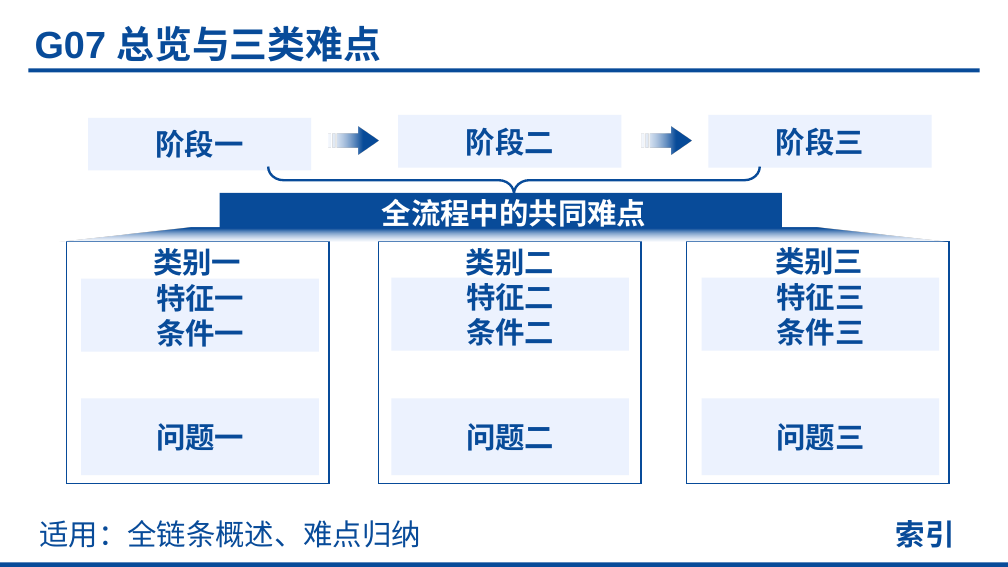
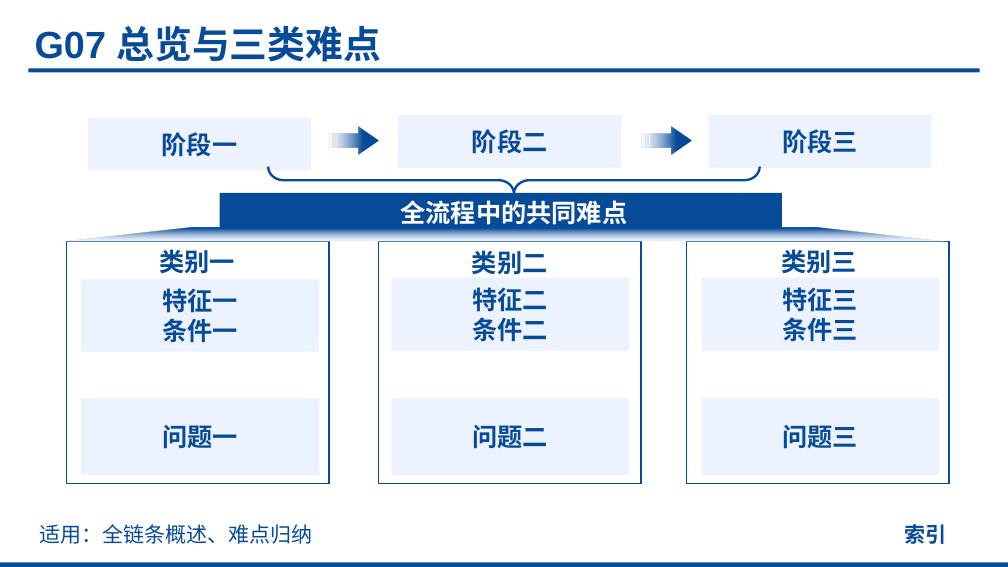
Before and after one commit to realihang/academic-ppt-skill, a slide deck: slide 71 of assets/element-reference.pptx. Drawn at 1008x567 pixels with LibreOffice and Linux fonts; fonts in the diff are those of the drawing. Boxes give left, top, right and bottom in pixels: in the first picture for what was removed or moved away, otherwise in the second. Text is boxed around its words. In the diff, an @@ line names an element or a change of style, - is before the commit and + after.

```diff
--- a/assets/element-reference.pptx
+++ b/assets/element-reference.pptx
@@ proportions changed in 4 elements at [220, 193, 783, 228], [67, 242, 329, 484], [379, 242, 641, 484], [687, 242, 949, 484] @@
@@ size 28 to 24 pt in 10 elements at [81, 279, 318, 352], [392, 278, 629, 351], [702, 278, 939, 351], [88, 118, 311, 171], [709, 115, 932, 168], [399, 115, 622, 168], [401, 200, 628, 225], [159, 249, 235, 274], [472, 250, 548, 275], [781, 249, 857, 274] @@
@@ size 28 to 24 pt; proportions changed in 3 elements at [81, 399, 318, 475], [392, 399, 629, 475], [702, 399, 939, 475] @@
@@ text "适用：全链条概述、难点归纳" at [39, 524, 312, 544]: size 28 to 20 pt @@
@@ text "索引" at [904, 524, 946, 544]: size 28 to 20 pt @@
```
Also in this commit, not shown: 111 other slides changed, 12 other files.
